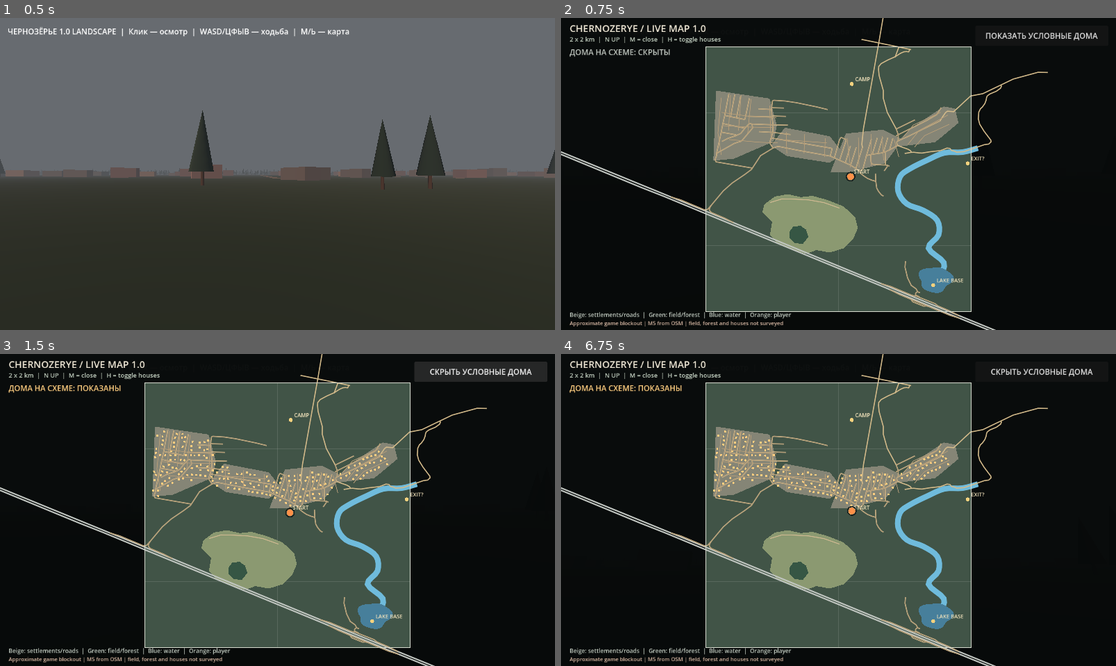
Above: before the commit, frames 1-4 (two rows, left to right).
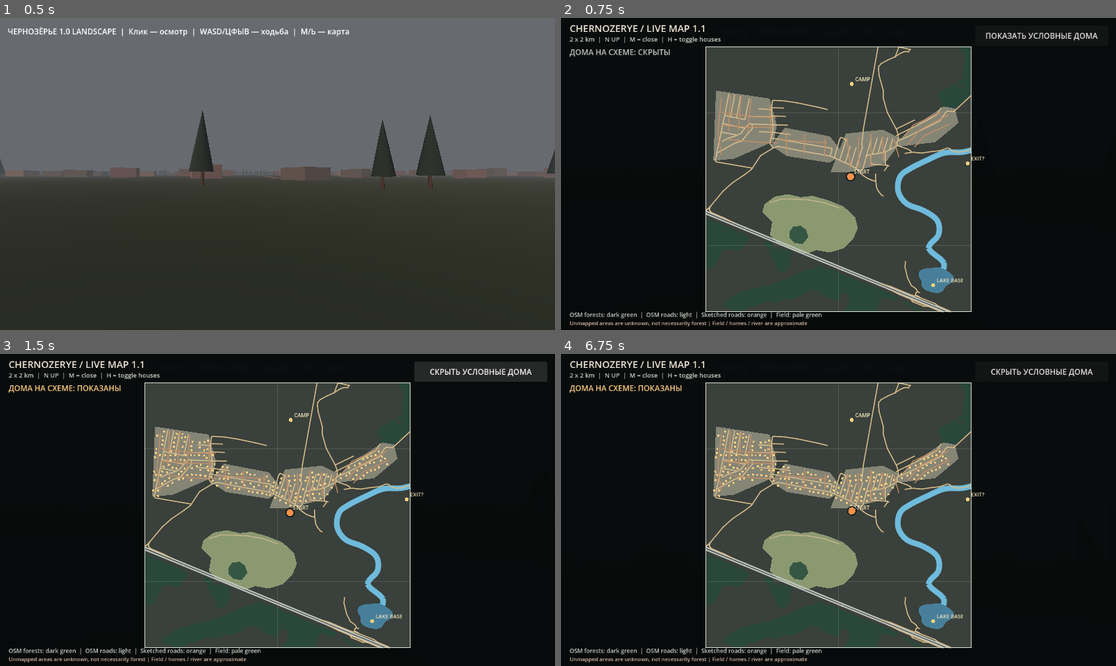
Above: after the commit, the same moments.

Repository: blacklambcult/chernozerye
Game: Godot game, scene res://main.tscn
Two runs of this game, one before a commit and one after it. Both use one fixed random seed, a clock stepped at 60 frames per second and the inputs below.
Inputs (mouse positions are in pixels of both pictures, inside the frame that each line leads up to):
- Up to frame 1 (0.5 s): no input
- Up to frame 2 (0.75 s): tap Enter at 0.5 s; move the mouse to (960, 158) at 0.52 s; hold D from 0.53 s (still down); tap M at 0.6 s; click (960, 158) at 0.67 s
- Up to frame 3 (1.5 s): tap Space at 0.77 s; release D at 1.25 s; click "ПОКАЗАТЬ УСЛОВНЫЕ ДОМА" at 1.25 s
- Up to frame 4 (6.75 s): click "СКРЫТЬ УСЛОВНЫЕ ДОМА" at 2 s; tap Space at 2.75, 3.02, 4.25, 4.52, 5.27, 6.02 s; move the mouse to (727, 525) at 2.77 s; hold S 2.78-3.53 s; tap Shift at 2.85 s; tap Enter at 3.5 s; move the mouse to (894, 441) at 3.52 s; hold D 3.53-4.28 s; tap H at 3.6, 5.85 s; move the mouse to (810, 572) at 4.27 s; hold W from 4.28 s (still down); tap M at 4.35, 6.6 s; click (810, 572) at 4.42 s; move the mouse to (877, 513) at 5.02 s; hold Shift 5.03-5.78 s; move the mouse to (794, 506) at 5.77 s; move the mouse to (844, 510) at 6.52 s; click (844, 510) at 6.67 s

Frame 1 is identical in both runs. In frame 2, 2.1% of the frame differs, in the area x 0-88%, y 0-100%; in frame 3, 2.1%; in frame 4, 2.1%.

Commit message:
feat: clip all map geometry to 2 km, show mapped OSM forests, distinguish sketched roads

Diff:
--- a/godot/live_map_v08.gd
+++ b/godot/live_map_v08.gd
@@ -26,21 +26,61 @@
     var origin := Vector2((size.x - side) * 0.5, 60.0 + maxf(0.0, (size.y - 98.0 - side) * 0.5))
     return origin + Vector2((p.x + HALF) * side / (2.0 * HALF), (HALF - p.y) * side / (2.0 * HALF))
 
+# Clip all geometry to the 2 x 2 km study square before drawing.
+# Source OSM ways extend beyond the square and must not appear outside its frame.
+func _bounds() -> PackedVector2Array:
+    return PackedVector2Array([
+        Vector2(-HALF, -HALF), Vector2(HALF, -HALF),
+        Vector2(HALF, HALF), Vector2(-HALF, HALF)
+    ])
+
 func _poly(points: PackedVector2Array, tint: Color) -> void:
     if points.size() < 3:
         return
-    var converted := PackedVector2Array()
+    var all_inside := true
     for p in points:
-        converted.append(_map_pos(p))
-    draw_colored_polygon(converted, tint)
+        if absf(p.x) > HALF or absf(p.y) > HALF:
+            all_inside = false
+            break
+    var pieces: Array = [points] if all_inside else Geometry2D.intersect_polygons(points, _bounds())
+    for piece in pieces:
+        if piece.size() < 3:
+            continue
+        var vertices := PackedVector2Array()
+        for p in piece:
+            vertices.append(_map_pos(p))
+        draw_colored_polygon(vertices, tint)
+
+func _clip_segment(a: Vector2, b: Vector2) -> PackedVector2Array:
+    # Liang-Barsky segment clipping: returns zero or two vertices.
+    var d := b - a
+    var p_values := [-d.x, d.x, -d.y, d.y]
+    var q_values := [a.x + HALF, HALF - a.x, a.y + HALF, HALF - a.y]
+    var low := 0.0
+    var high := 1.0
+    for k in range(4):
+        var pk: float = float(p_values[k])
+        var qk: float = float(q_values[k])
+        if absf(pk) < 0.00001:
+            if qk < 0.0:
+                return PackedVector2Array()
+        else:
+            var t: float = qk / pk
+            if pk < 0.0:
+                low = maxf(low, t)
+            else:
+                high = minf(high, t)
+            if low > high:
+                return PackedVector2Array()
+    return PackedVector2Array([a + d * low, a + d * high])
 
 func _line(points: PackedVector2Array, tint: Color, width: float = 2.0) -> void:
     if points.size() < 2:
         return
-    var converted := PackedVector2Array()
-    for p in points:
-        converted.append(_map_pos(p))
-    draw_polyline(converted, tint, width, true)
+    for i in range(points.size() - 1):
+        var clipped := _clip_segment(points[i], points[i + 1])
+        if clipped.size() == 2:
+            draw_line(_map_pos(clipped[0]), _map_pos(clipped[1]), tint, width, true)
 
 func _text(p: Vector2, text: String, color: Color = Color.WHITE, font_size: int = 13) -> void:
     draw_string(ThemeDB.fallback_font, p, text, HORIZONTAL_ALIGNMENT_LEFT, -1.0, font_size, color)
@@ -49,7 +89,16 @@
     draw_rect(Rect2(Vector2.ZERO, size), Color(0.025, 0.036, 0.035, 0.97))
     var nw := _map_pos(Vector2(-HALF, HALF))
     var se := _map_pos(Vector2(HALF, -HALF))
-    draw_rect(Rect2(nw, se - nw), Color("#415447"))
+    # Unmapped territory is not automatically classified as forest.
+    draw_rect(Rect2(nw, se - nw), Color("#3a403b"))
+    # OpenStreetMap forest polygons are mapped evidence, but coverage is incomplete.
+    for feature in osm_features:
+        if not feature is Dictionary or feature.get("type", "") != "forest":
+            continue
+        var forest_polygon := PackedVector2Array()
+        for point in feature.get("points", []):
+            forest_polygon.append(Vector2(float(point[0]), float(point[1])))
+        _poly(forest_polygon, Color("#29473a"))
     for tick in range(-1000, 1001, 500):
         var a := _map_pos(Vector2(float(tick), -HALF))
         var b := _map_pos(Vector2(float(tick), HALF))
@@ -86,11 +135,12 @@
         var major := kind in ["trunk", "motorway", "primary"]
         _line(path, Color("#c0c5c0") if major else Color("#d3ba8a"), 3.0 if major else 2.0)
     if is_instance_valid(geo):
-        for route in geo.roads:
+        # Render only the extra sketched roads here, not the OSM lines twice.
+        for route in geo.sketch_roads:
             var path := PackedVector2Array()
             for p in route:
                 path.append(Vector2(float(p[0]), float(p[1])))
-            _line(path, Color("#b49c78"), 1.2)
+            _line(path, Color("#c58e66"), 1.7)
     draw_rect(Rect2(nw, se - nw), Color("#d7dbcf"), false, 2.0)
     var marks := [
         [Vector2(90, 20), "START"],
@@ -106,9 +156,9 @@
         var p := _map_pos(Vector2(player.position.x, -player.position.z))
         draw_circle(p, 7.0, Color("#ff9149"))
         draw_arc(p, 9.0, 0.0, TAU, 24, Color("#191d1b"), 2.0)
-    _text(Vector2(18, 29), "CHERNOZERYE / LIVE MAP 1.0", Color("#f2ead8"), 20)
+    _text(Vector2(18, 29), "CHERNOZERYE / LIVE MAP 1.1", Color("#f2ead8"), 20)
     _text(Vector2(18, 49), "2 x 2 km  |  N UP  |  M = close  |  H = toggle houses", Color("#c2cfc0"))
     var house_status := "ДОМА НА СХЕМЕ: ПОКАЗАНЫ" if show_houses else "ДОМА НА СХЕМЕ: СКРЫТЫ"
     _text(Vector2(18, 77), house_status, Color("#ffce80") if show_houses else Color("#c0c7c0"), 16)
-    _text(Vector2(18, size.y - 27), "Beige: settlements/roads  |  Green: field/forest  |  Blue: water  |  Orange: player", Color("#c9d3c8"), 12)
-    _text(Vector2(18, size.y - 10), "Approximate game blockout | M5 from OSM | field, forest and houses not surveyed", Color("#d3b4a0"), 11)
+    _text(Vector2(18, size.y - 27), "OSM forests: dark green  |  OSM roads: light  |  Sketched roads: orange  |  Field: pale green", Color("#c9d3c8"), 12)
+    _text(Vector2(18, size.y - 10), "Unmapped areas are unknown, not necessarily forest | Field / homes / river are approximate", Color("#d3b4a0"), 11)
